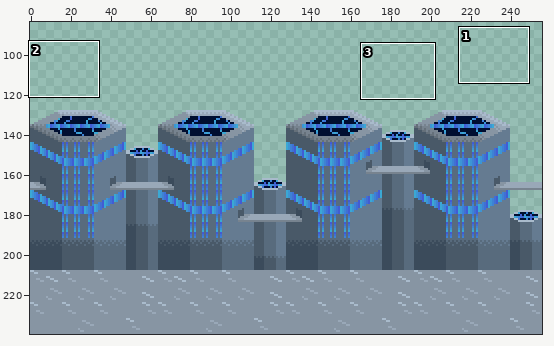
A pixel-art file gets an edit: SpaceInvaders/res/img/Bgs/BG-3-L2.ase. The first picture is a wide view before the edit; the outline marks the close-up.
Close-up. First the earlier version:
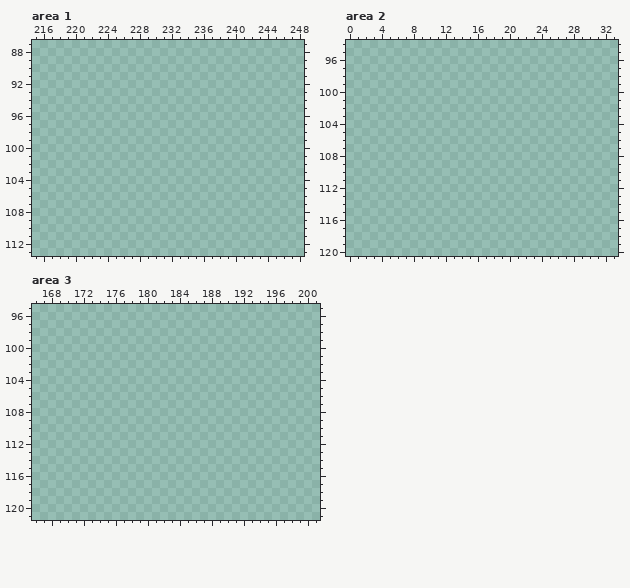
256x240 pixels, 1 frame. Shown: area 1: x 215..248, y 87..113; area 2: x 0..33, y 94..120; area 3: x 166..201, y 95..121. The wide view leaves out empty margins. The commit also changed other parts of the picture, which this record leaves out.
Palette (. is transparent): 
After the commit:
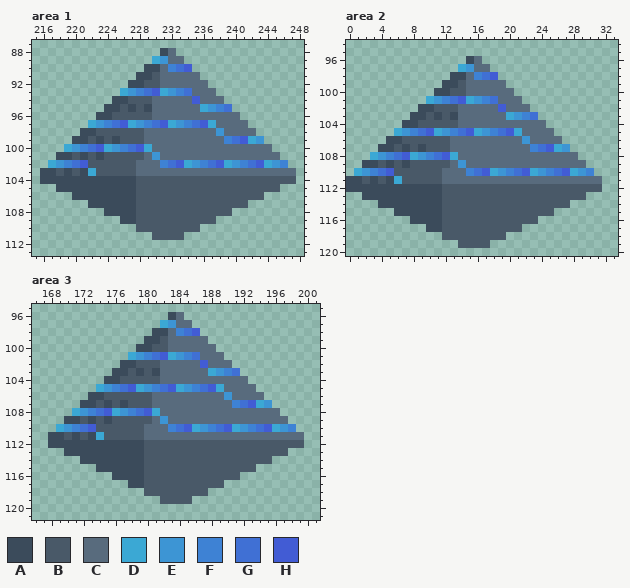
Colours new in this view: A #3b4b5b  B #495968  C #586b7d  D #3ba8d4  E #3d95d4  F #3e82d4  G #4070d4  H #425cd4
Changes in this commit:
Changed rows in their new state; - is an unchanged pixel.
Area 1:
first column x 216:
 88 ---------------AC---------------
 89 --------------DECC--------------
 90 -------------AACFGH-------------
 91 ------------AABCCCCC------------
 92 -----------AABBCCCCCC-----------
 93 ----------DEFGHDEFGCCC----------
 94 ---------AABBBCCCCCHCCC---------
 95 --------AABABACCCCCCDEFG--------
 96 -------AABBBBBCCCCCCCCCCC-------
 97 ------DEFGHDEFGHDEFGHDCCCC------
 98 -----AABBBBBBCCCCCCCCCECCCC-----
 99 ----AABABABBBCCCCCCCCCCFGHDE----
100 ---DEFGHDEFGHDCCCCCCCCCCCCCCC---
101 --AABABABBBBBCECCCCCCCCCCCCCCC--
102 -DEFGHBBBBBBCCCFGHDEFGHDEFGHDEF-
103 AABABADBBBBBCCCCCCCCCCCCCCCCCCCC
104 AAAAAAAAAAAABBBBBBBBBBBBBBBBBBBB
105 --AAAAAAAAAABBBBBBBBBBBBBBBBBB--
106 ----AAAAAAAABBBBBBBBBBBBBBBB----
107 ------AAAAAABBBBBBBBBBBBBB------
108 --------AAAABBBBBBBBBBBB--------
109 ----------AABBBBBBBBBB----------
110 ------------BBBBBBBB------------
111 --------------BBBB--------------
Area 2:
first column x 0:
 96 ---------------AC---------------
 97 --------------DECC--------------
 98 -------------AACFGH-------------
 99 ------------AABCCCCC------------
100 -----------AABBCCCCCC-----------
101 ----------DEFGHDEFGCCC----------
102 ---------AABBBCCCCCHCCC---------
103 --------AABABACCCCCCDEFG--------
104 -------AABBBBBCCCCCCCCCCC-------
105 ------DEFGHDEFGHDEFGHDCCCC------
106 -----AABBBBBBCCCCCCCCCECCCC-----
107 ----AABABABBBCCCCCCCCCCFGHDE----
108 ---DEFGHDEFGHDCCCCCCCCCCCCCCC---
109 --AABABABBBBBCECCCCCCCCCCCCCCC--
110 -DEFGHBBBBBBCCCFGHDEFGHDEFGHDEF-
111 AABABADBBBBBCCCCCCCCCCCCCCCCCCCC
112 AAAAAAAAAAAABBBBBBBBBBBBBBBBBBBB
113 --AAAAAAAAAABBBBBBBBBBBBBBBBBB--
114 ----AAAAAAAABBBBBBBBBBBBBBBB----
115 ------AAAAAABBBBBBBBBBBBBB------
116 --------AAAABBBBBBBBBBBB--------
117 ----------AABBBBBBBBBB----------
118 ------------BBBBBBBB------------
119 --------------BBBB--------------
Area 3:
first column x 168:
 96 ---------------AC---------------
 97 --------------DECC--------------
 98 -------------AACFGH-------------
 99 ------------AABCCCCC------------
100 -----------AABBCCCCCC-----------
101 ----------DEFGHDEFGCCC----------
102 ---------AABBBCCCCCHCCC---------
103 --------AABABACCCCCCDEFG--------
104 -------AABBBBBCCCCCCCCCCC-------
105 ------DEFGHDEFGHDEFGHDCCCC------
106 -----AABBBBBBCCCCCCCCCECCCC-----
107 ----AABABABBBCCCCCCCCCCFGHDE----
108 ---DEFGHDEFGHDCCCCCCCCCCCCCCC---
109 --AABABABBBBBCECCCCCCCCCCCCCCC--
110 -DEFGHBBBBBBCCCFGHDEFGHDEFGHDEF-
111 AABABADBBBBBCCCCCCCCCCCCCCCCCCCC
112 AAAAAAAAAAAABBBBBBBBBBBBBBBBBBBB
113 --AAAAAAAAAABBBBBBBBBBBBBBBBBB--
114 ----AAAAAAAABBBBBBBBBBBBBBBB----
115 ------AAAAAABBBBBBBBBBBBBB------
116 --------AAAABBBBBBBBBBBB--------
117 ----------AABBBBBBBBBB----------
118 ------------BBBBBBBB------------
119 --------------BBBB--------------
Where, in picture pixels (left, top, right, bottom), the same in both close-ups:
added: (40, 48, 296, 240)
added: (346, 56, 602, 248)
added: (48, 312, 304, 504)
